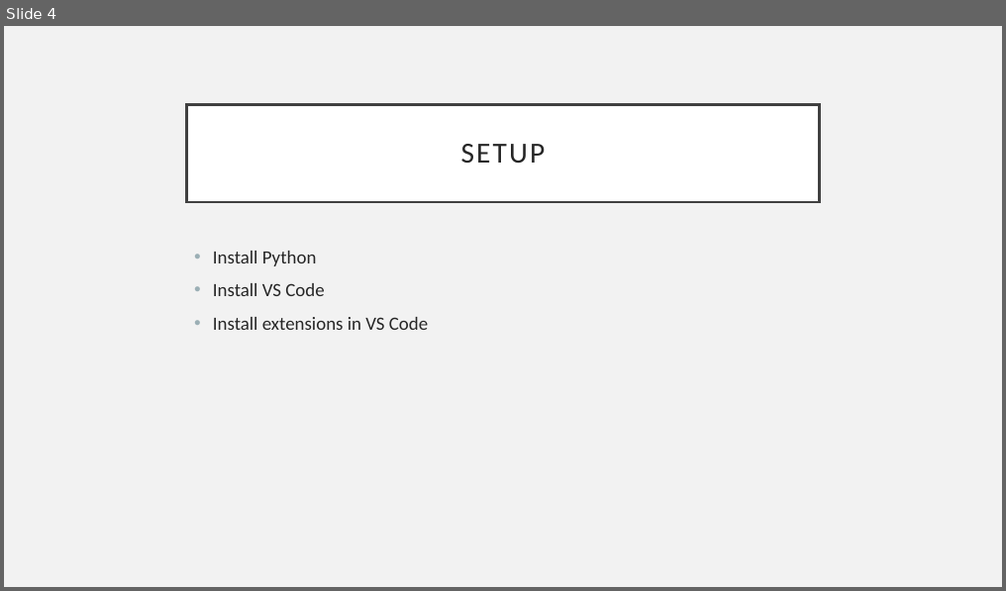
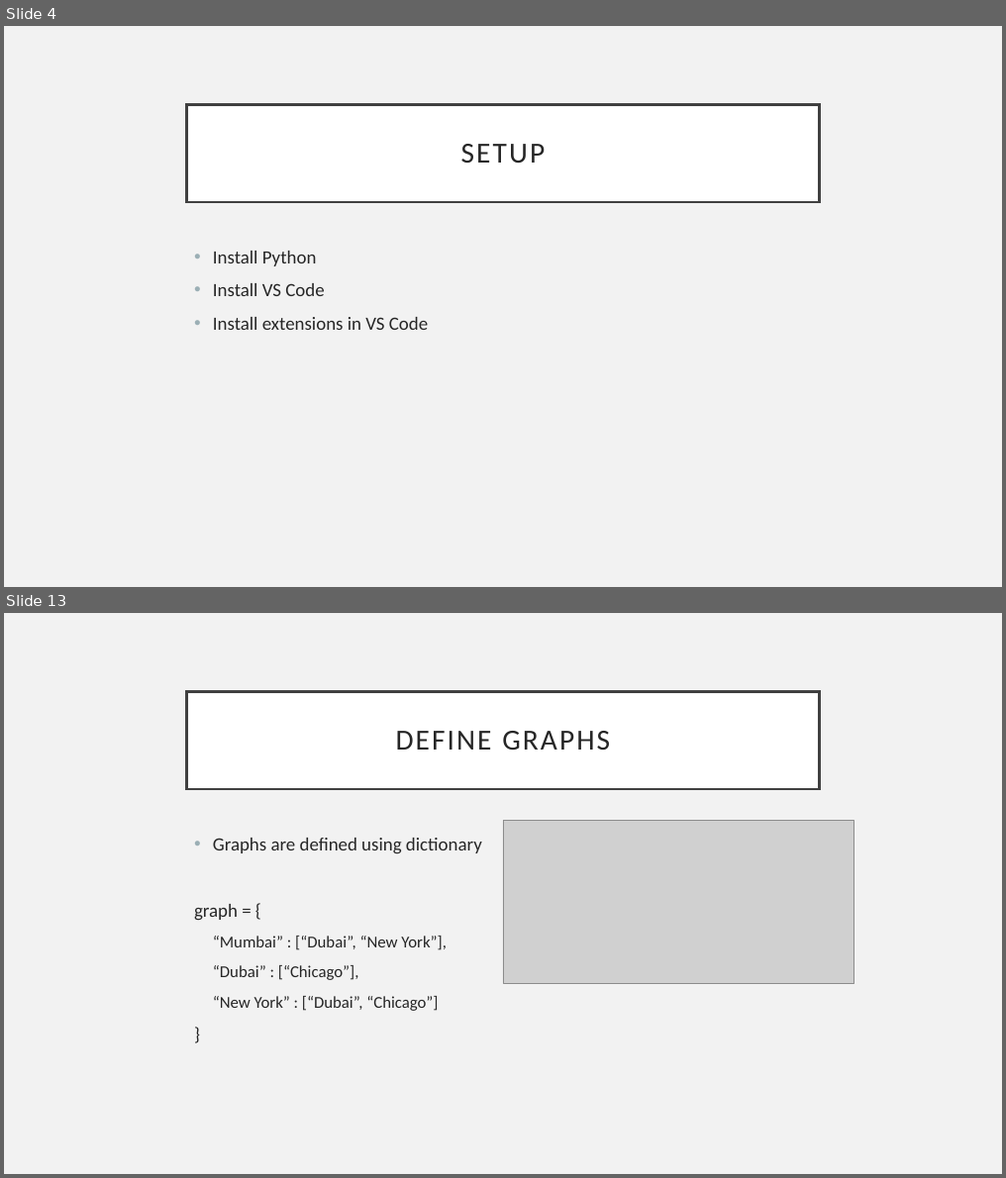
Before and after one commit to RavinaGaikawad/PythonProgrammingCourse, a slide deck: PythonCourse.pptx. Shown one above the other, each under a label of ours: slide 4 before the commit, slides 4 and 13 after it; the slides between them are not shown. The pictures are 1006x591 and 1006x1178 pixels, drawn with LibreOffice and Linux fonts; fonts in the diff are those of the drawing; grey boxes stand for pictures. Boxes give left, top, right and bottom in pixels: in the first picture for what was removed or moved away, otherwise in the second. Text is boxed around its words. In the diff, an @@ line names an element or a change of style, - is before the commit and + after.

```diff
--- a/PythonCourse.pptx
+++ b/PythonCourse.pptx
@@ slide 13 added at box(4, 613, 1002, 1174), background #F2F2F2 @@
@@ title added at box(187, 691, 819, 789), fill #FFFFFF, outline #404040 2.5 pt, 28 pt, text #262626 @@
+DEFINE GRAPHS
@@ picture added at box(503, 820, 854, 983) @@
@@ text added at box(194, 838, 482, 1011), 16 pt, text #262626 @@
+• Graphs are defined using dictionary
+graph = {
+  “Mumbai” : [“Dubai”, “New York”],
+  “Dubai” : [“Chicago”],
+  “New York” : [“Dubai”, “Chicago”]
+}
```
Also in this commit, not shown: 10 other slides added.
